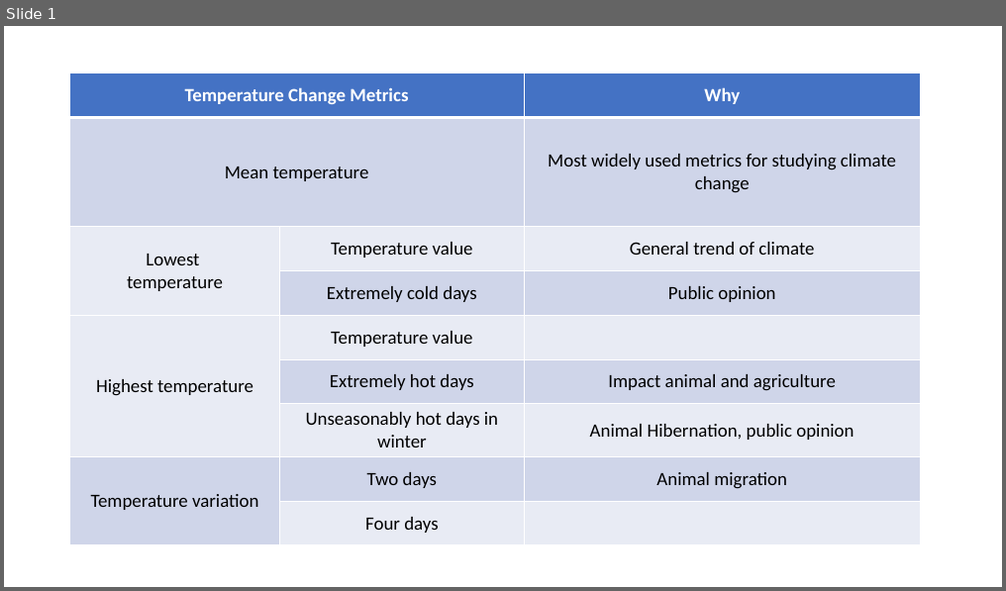
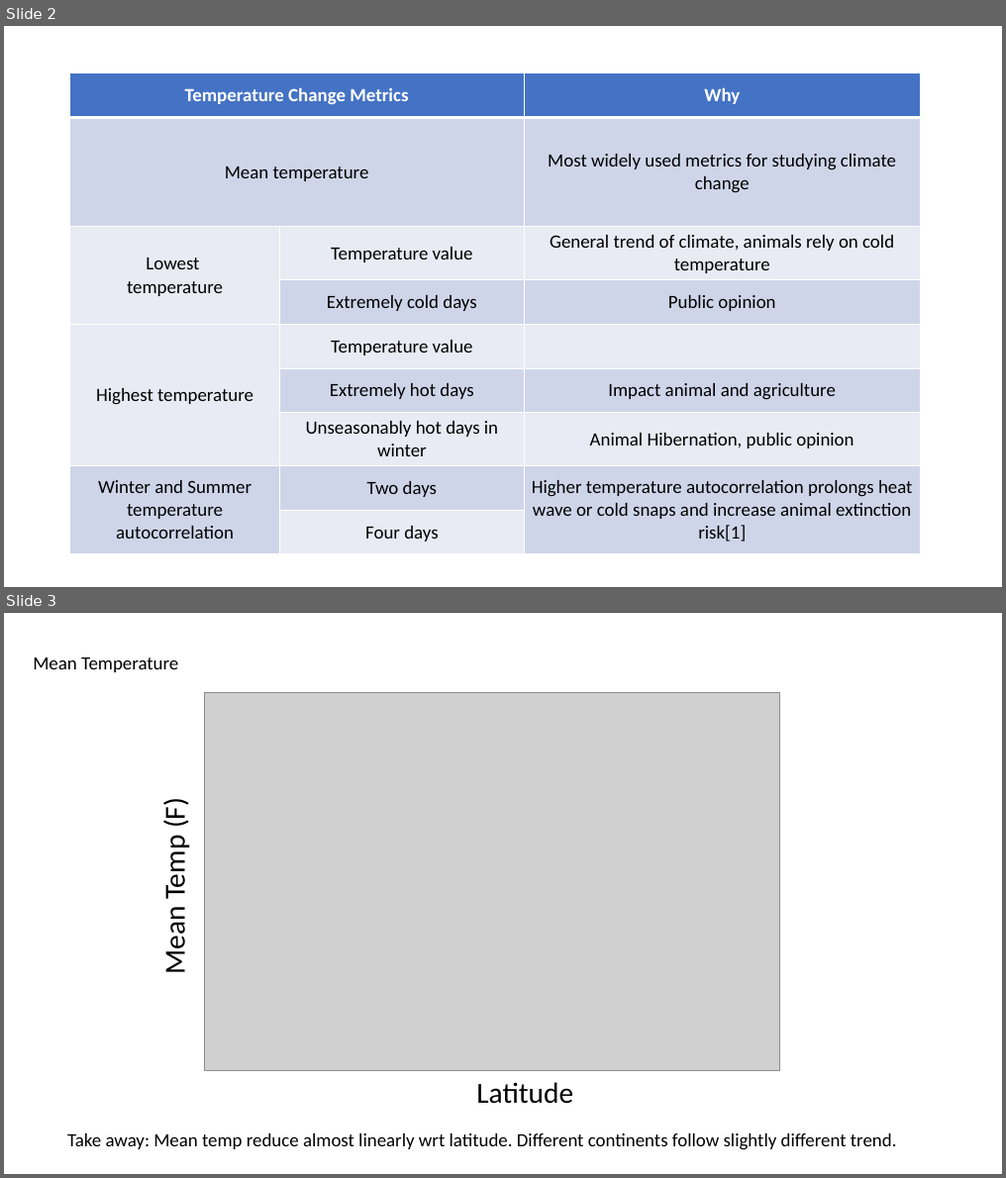
Before and after one commit to JustintheButton/temperature_analysis, a slide deck: report.pptx. Shown one above the other, each under a label of ours: slide 1 before the commit, slides 2 and 3 after it. The pictures are 1006x591 and 1006x1178 pixels, drawn with LibreOffice and Linux fonts; fonts in the diff are those of the drawing; grey boxes stand for pictures. Boxes give left, top, right and bottom in pixels: in the first picture for what was removed or moved away, otherwise in the second. Text is boxed around its words. In the diff, an @@ line names an element or a change of style, - is before the commit and + after.

```diff
--- a/report.pptx
+++ b/report.pptx
@@ slide 3 added at [4,613,1002,1174], background #FFFFFF @@
@@ text added at [33,658,178,672], 18 pt, text #000000 @@
+Mean Temperature
@@ picture added at [204,692,779,1070] @@
@@ text added at [157,801,193,972], 28 pt, text #000000 @@
+Mean Temp (F)
@@ text added at [476,1082,573,1104], 28 pt, text #000000 @@
+Latitude
@@ text added at [67,1134,897,1151], 18 pt, text #000000 @@
+Take away: Mean temp reduce almost linearly wrt latitude. Different continents follow slightly different trend.
@@ what was slide 1 is now slide 2 @@
@@ slide 2 changed as well @@
@@ table at [70,74,921,553] @@
-row 3, column 3: General trend of climate
+row 3, column 3: General trend of climate, animals rely on cold temperature
-row 8, column 1: Temperature variation
+row 8, column 1: Winter and Summer temperature autocorrelation
-row 8, column 3: Animal migration
+row 8, column 3: Higher temperature autocorrelation prolongs heat wave or cold snaps and increase animal extinction risk[1]
```
Also in this commit, not shown: 16 other slides added, 1 other file.
